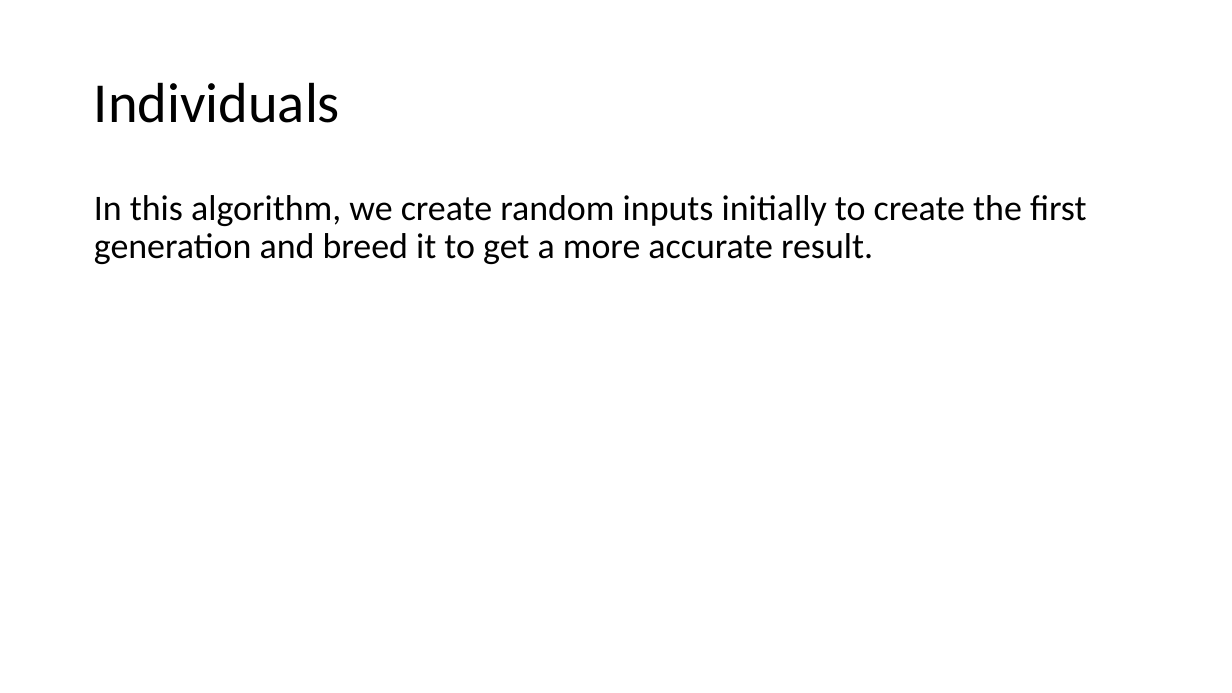
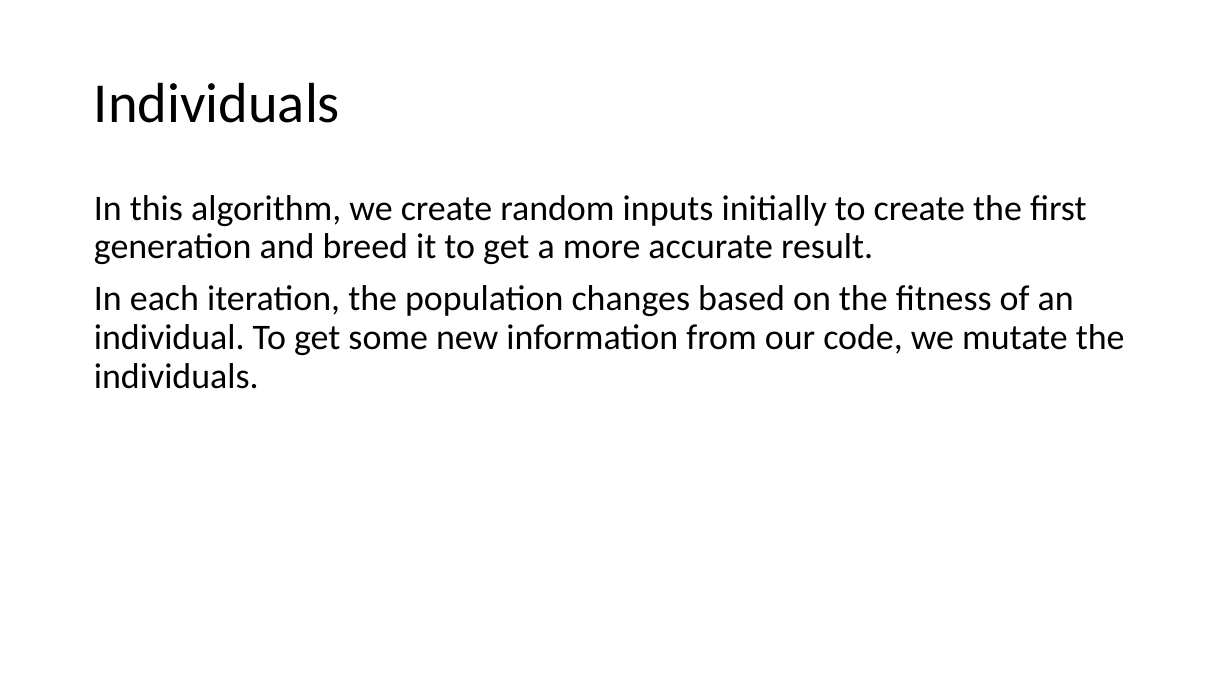
Before and after one commit to Vishwa2488/submission, a slide deck: slide 7 of KRSSG presentation.pptx (slide 6 before the commit). Drawn at 1232x693 pixels with LibreOffice and Linux fonts; fonts in the diff are those of the drawing. Boxes give left, top, right and bottom in pixels: in the first picture for what was removed or moved away, otherwise in the second. Text is boxed around its words. In the diff, an @@ line names an element or a change of style, - is before the commit and + after.

```diff
--- a/KRSSG presentation.pptx
+++ b/KRSSG presentation.pptx
@@ text at <box>94,285,1125,389</box>: paragraph added @@
+In each iteration, the population changes based on the fitness of an individual. To get some new information from our code, we mutate the individuals.
```
Also in this commit, not shown: 1 other slide changed, 4 slides added, 2 slides removed.
